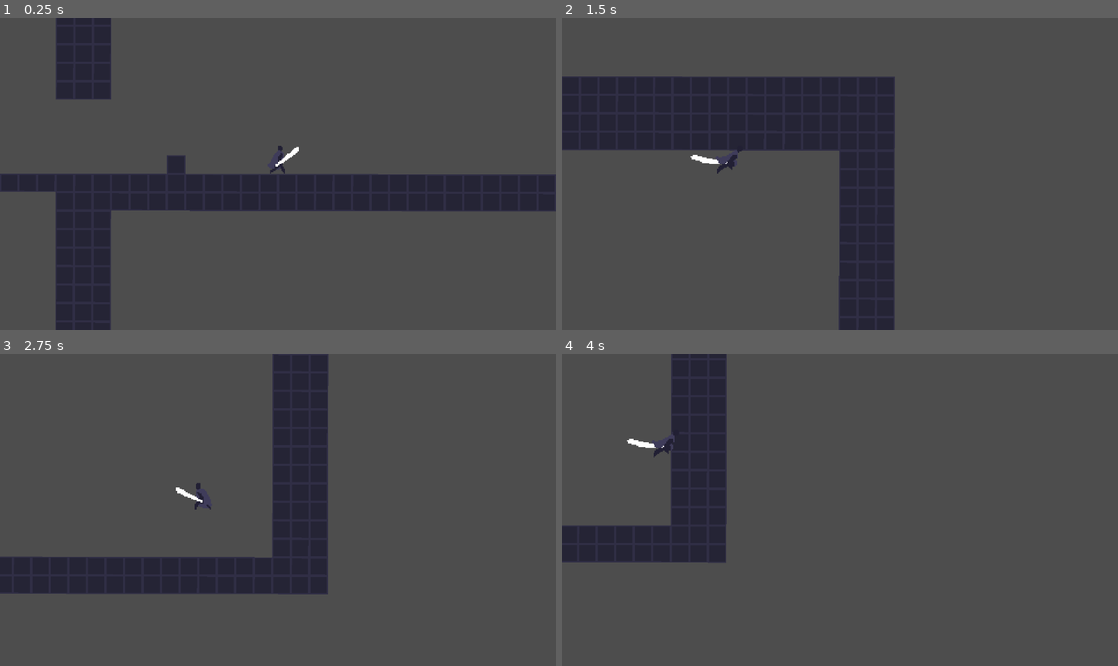
Above: before the commit, frames 1-4 (two rows, left to right).
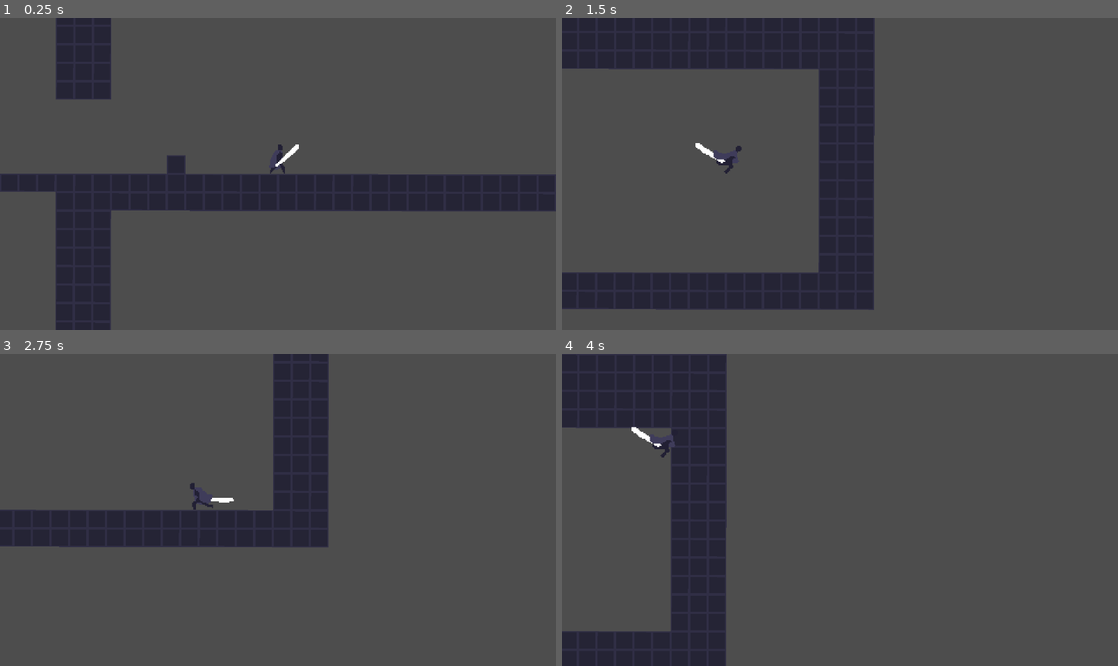
Above: after the commit, the same moments.

Repository: EinarDarri/hr-game-out-of-order
Game: Godot game, scene res://game.tscn
Same seed, same stepped clock (60 frames per second), same inputs: the game is played once before the commit and once after it.
Inputs (mouse positions are in pixels of both pictures, inside the frame that each line leads up to):
- Up to frame 1 (0.25 s): no input
- Up to frame 2 (1.5 s): move the mouse to (962, 158) at 0.52 s; hold D (move_right) from 0.53 s (still down); click (962, 158) at 0.6 s; tap Space (move_jump) at 0.77, 1.07 s; tap Shift (move_dash) at 0.8, 1.35 s; move the mouse to (728, 189) at 1.27 s
- Up to frame 3 (2.75 s): tap Space (move_jump) at 1.52, 1.55, 1.82, 2.1 s; move the mouse to (333, 441) at 2.02 s; release D (move_right) at 2.03 s; hold A (move_left) from 2.03 s (still down); click (333, 441) at 2.3 s
- Up to frame 4 (4 s): move the mouse to (812, 572) at 2.77 s; release A (move_left) at 2.78 s; hold D (move_right) from 2.78 s (still down); click (812, 572) at 2.85 s; tap Space (move_jump) at 3.02, 3.32, 3.77, 3.8 s; tap Shift (move_dash) at 3.05 s; move the mouse to (1006, 556) at 3.52 s; hold S (look_down) from 3.53 s (still down)

The runs differ from the first frame. In frame 1, less than 0.1% of the frame differs, in the area x 48-54%, y 40-50%; in frame 2, 31%, in the area x 0-60%, y 0-100%; in frame 3, 13%; in frame 4, 13%.

Commit message:
road runner time

Diff:
--- a/player/player.gd
+++ b/player/player.gd
@@ -1,8 +1,7 @@
 class_name Player extends CharacterBody2D
 
 const SPEED = 300.0
-const JUMP_VELOCITY = -400.0
-const EXTRA_JUMP_AMOUNT = 1
+
 
 @onready var animated_sprite_2d: AnimatedSprite2D = $AnimatedSprite2D
 @onready var attack_timer: Timer = $AttackTimer
@@ -21,13 +20,10 @@
 
 # Extra jump and dash variables
 var _enable_extra_jump := false
-var extra_jump_counter := 0
 var _enable_dash := false
 var _can_dash := true
+
 var attack_buffered := false
-var jump_buffered := false
-var dash_buffered := false
-
 
 func _init() -> void:
 	Game.set_player(self)
@@ -37,23 +33,14 @@
 func _ready() -> void:
 	animated_sprite_2d.play("Idle")
 
-func _process(delta: float) -> void:
+func _process(_delta: float) -> void:
 	_player_movement = Vector2(
 		Input.get_axis("move_left", "move_right"),
 		-Input.get_axis("look_down","look_up")
 	).normalized()
 
-
-
-
 	if Input.is_action_just_pressed("attack"):
 		attack_buffered = true
-
-	if Input.is_action_just_pressed("move_jump"):
-		jump_buffered = true
-
-	if Input.is_action_just_pressed("move_dash"):
-		dash_buffered = true
 
 	if attack_buffered and attack_timer.time_left == 0:
 		animated_sprite_2d.play("Slash")
@@ -69,22 +56,18 @@
 
 func enable_extra_jump() -> void:
 	_enable_extra_jump = true
-	extra_jump_counter = EXTRA_JUMP_AMOUNT
+
+func is_extra_jump_enabled() -> bool:
+	return _enable_extra_jump
 
 func enable_dash() -> void:
 	_enable_dash = true
 
+func is_dash_enabled() -> bool:
+	return _enable_dash
+
 func get_movement_dir() -> Vector2:
 	return _player_movement
-
-func get_jump() -> bool:
-	return jump_buffered
-
-func can_jump() -> bool:
-	return (is_on_floor() or extra_jump_counter > 0)
-
-func get_dash() -> bool:
-	return dash_buffered
 
 func can_dash() -> bool:
 	return _enable_dash and _can_dash
@@ -94,23 +77,16 @@
 		velocity = Vector2.ZERO
 		return
 
-	# Add the gravity.
-	if not is_on_floor():
-		velocity += get_gravity() * delta
 
 	state_man.active_state.update_state(delta)
 
-	dash_buffered = false
-	jump_buffered = false
-	attack_buffered = false
-
-	if dash_buffered and _enable_dash and _can_dash:
-		velocity.x *= 40
-		velocity.y = -JUMP_VELOCITY * _player_movement.y * 2
-		print(velocity.y)
-		_can_dash = false
-		_dash_timer.start()
-		dash_buffered = false
+	#if dash_buffered and _enable_dash and _can_dash:
+		#velocity.x *= 40
+		#velocity.y = -JUMP_VELOCITY * _player_movement.y * 2
+		#print(velocity.y)
+		#_can_dash = false
+		#_dash_timer.start()
+		#dash_buffered = false
 
 	move_and_slide()
 
--- a/player/player.tscn
+++ b/player/player.tscn
@@ -7,11 +7,8 @@
 [ext_resource type="Script" uid="uid://ch56xqeo31dw5" path="res://player/state_man.gd" id="5_qjkh3"]
 [ext_resource type="Script" uid="uid://bfptb64ig2ix" path="res://player/states/attacking.gd" id="6_yllr7"]
 [ext_resource type="Script" uid="uid://085b2hwnl5pw" path="res://player/states/dashing.gd" id="7_kb6p2"]
-[ext_resource type="Script" uid="uid://cpida4jq1vv1" path="res://player/states/falling.gd" id="8_wodsf"]
 [ext_resource type="Script" uid="uid://72wh6qg13v81" path="res://player/states/idle.gd" id="9_32hag"]
-[ext_resource type="Script" uid="uid://bggcpd5cuyypk" path="res://player/states/jumping.gd" id="10_tqiix"]
-[ext_resource type="Script" uid="uid://c6v8quens22qd" path="res://player/states/LookUp.gd" id="11_e7oew"]
-[ext_resource type="Script" uid="uid://df2iqqgn3j6rt" path="res://player/states/lookdown.gd" id="12_c35mf"]
+[ext_resource type="Script" uid="uid://bggcpd5cuyypk" path="res://player/states/air.gd" id="10_tqiix"]
 [ext_resource type="Script" uid="uid://dmlukrut636ub" path="res://player/states/running.gd" id="13_65viv"]
 
 [sub_resource type="AtlasTexture" id="AtlasTexture_g1dw6"]
@@ -221,44 +218,24 @@
 [node name="Dashing" type="Node" parent="StateMan"]
 script = ExtResource("7_kb6p2")
 
-[node name="Falling" type="Node" parent="StateMan" node_paths=PackedStringArray("idle_state", "jumping_state", "running_state")]
-script = ExtResource("8_wodsf")
-idle_state = NodePath("../Idle")
-jumping_state = NodePath("../Jump")
-running_state = NodePath("../Running")
-
-[node name="Idle" type="Node" parent="StateMan" node_paths=PackedStringArray("jump_state", "dash_state", "running_state", "lookup_state", "lookdown_state")]
+[node name="Idle" type="Node" parent="StateMan" node_paths=PackedStringArray("jump_state", "dash_state", "running_state")]
 script = ExtResource("9_32hag")
-jump_state = NodePath("../Jump")
+jump_state = NodePath("../Air")
 dash_state = NodePath("../Dashing")
 running_state = NodePath("../Running")
-lookup_state = NodePath("../LookUp")
-lookdown_state = NodePath("../LookDown")
-
-[node name="Jump" type="Node" parent="StateMan" node_paths=PackedStringArray("falling_state")]
+
+[node name="Air" type="Node" parent="StateMan" node_paths=PackedStringArray("idle_state", "running_state")]
 script = ExtResource("10_tqiix")
-falling_state = NodePath("../Falling")
-
-[node name="LookUp" type="Node" parent="StateMan" node_paths=PackedStringArray("idle_state", "lookdown_state", "jump_state", "dash_state", "running_state")]
-script = ExtResource("11_e7oew")
 idle_state = NodePath("../Idle")
-lookdown_state = NodePath("../LookDown")
-jump_state = NodePath("../Jump")
-dash_state = NodePath("../Dashing")
 running_state = NodePath("../Running")
 
-[node name="LookDown" type="Node" parent="StateMan" node_paths=PackedStringArray("idle_state", "lookdown_up", "jump_state", "dash_state", "running_state")]
-script = ExtResource("12_c35mf")
-idle_state = NodePath("../Idle")
-lookdown_up = NodePath("../LookUp")
-jump_state = NodePath("../Jump")
-dash_state = NodePath("../Dashing")
-running_state = NodePath("../Running")
+[node name="Timer" type="Timer" parent="StateMan/Air"]
 
 [node name="Running" type="Node" parent="StateMan" node_paths=PackedStringArray("idle_state", "jump_state", "dash_state")]
 script = ExtResource("13_65viv")
 idle_state = NodePath("../Idle")
-jump_state = NodePath("../Jump")
+jump_state = NodePath("../Air")
 dash_state = NodePath("../Dashing")
 
 [connection signal="timeout" from="DashTimer" to="." method="_on_dash_timer_timeout"]
+[connection signal="timeout" from="StateMan/Air/Timer" to="StateMan/Air" method="_on_timer_timeout"]
--- a/player/states/LookUp.gd
+++ /dev/null
@@ -1,36 +0,0 @@
-extends PlayerState
-
-@export_category("States")
-@export var idle_state: PlayerState
-@export var lookdown_state: PlayerState
-@export var jump_state: PlayerState
-@export var dash_state: PlayerState
-@export var running_state: PlayerState
-
-func start_state() -> void:
-	pass
-
-func update_state(_delta):
-	if player.get_jump() == true:
-		stateman.active_state = jump_state
-		return
-
-	if player.get_dash() == true:
-		stateman.active_state = dash_state
-		return
-
-	var movedir := player.get_movement_dir()
-
-	if movedir.x != 0:
-		stateman.active_state = running_state
-		return
-
-	if movedir.y == 0:
-		stateman.active_state = idle_state
-		return
-	elif movedir.y > 0:
-		stateman.active_state = lookdown_state
-		return
-
-func end_state() -> void:
-	pass
--- /dev/null
+++ b/player/states/air.gd
@@ -0,0 +1,57 @@
+extends PlayerState
+
+@onready var timer: Timer = $Timer
+
+@export_category("States")
+@export var idle_state: PlayerState
+@export var running_state: PlayerState
+
+const JUMP_VELOCITY = -400.0
+const EXTRA_JUMP_AMOUNT = 1
+const COYOTE_TIME = 0.05
+
+var _coyote_flag := true
+var extra_jump_counter := 0
+
+func start_state() -> void:
+	player.animated_sprite_2d.play("Jump")
+	if player.is_on_floor() and player.is_extra_jump_enabled():
+		extra_jump_counter = EXTRA_JUMP_AMOUNT
+
+	if Input.is_action_just_pressed("move_jump"):
+		player.velocity.y = JUMP_VELOCITY
+		return
+	else:
+		timer.start(COYOTE_TIME)
+		_coyote_flag = true
+
+
+func update_state(delta):
+	if Input.is_action_just_pressed("move_jump"):
+		if _coyote_flag:
+			player.velocity.y = JUMP_VELOCITY
+			return
+		elif extra_jump_counter > 0:
+			extra_jump_counter -= 1
+			player.velocity.y = JUMP_VELOCITY
+			return
+
+
+	# so the player can fine tune there movement while in the air
+	player.velocity.x = move_toward(player.velocity.x, player.get_movement_dir().x * player.SPEED, delta*player.SPEED*4)
+
+	# Add the gravity.
+	if not player.is_on_floor():
+		player.velocity += player.get_gravity() * delta
+	else:
+		if player.get_movement_dir().x == 0:
+			stateman.active_state = idle_state
+		else:
+			stateman.active_state = running_state
+		return
+
+func end_state() -> void:
+	player.animated_sprite_2d.stop()
+
+func _on_timer_timeout() -> void:
+	_coyote_flag = false
--- a/player/states/falling.gd
+++ /dev/null
@@ -1,28 +0,0 @@
-extends PlayerState
-
-@export_category("States")
-@export var idle_state: PlayerState
-@export var jumping_state: PlayerState
-@export var running_state: PlayerState
-
-func start_state() -> void:
-	pass
-
-func update_state(delta):
-
-	player.velocity.x = move_toward(player.velocity.x, player.get_movement_dir().x * player.SPEED, delta*Player.SPEED*4)
-
-	if player.get_jump() and player.can_jump():
-		player.extra_jump_counter -= 1
-		stateman.active_state = jumping_state
-		return
-
-	if player.is_on_floor():
-		if player.get_movement_dir().x == 0:
-			stateman.active_state = idle_state
-		else:
-			stateman.active_state = running_state
-		return
-
-func end_state() -> void:
-	pass
--- a/player/states/idle.gd
+++ b/player/states/idle.gd
@@ -4,8 +4,6 @@
 @export var jump_state: PlayerState
 @export var dash_state: PlayerState
 @export var running_state: PlayerState
-@export var lookup_state: PlayerState
-@export var lookdown_state: PlayerState
 
 func start_state() -> void:
 	player.animated_sprite_2d.play("Idle")
@@ -14,12 +12,11 @@
 
 	player.velocity.x = move_toward(player.velocity.x, 0,Player.SPEED*delta*4) #TODO test what value works best on a scale from 3 - 5
 
-	if player.get_jump() and player.can_jump():
+	if not player.is_on_floor() or Input.is_action_just_pressed("move_jump"):
 		stateman.active_state = jump_state
-		player.extra_jump_counter = player.EXTRA_JUMP_AMOUNT
 		return
 
-	if player.get_dash() and player.can_dash():
+	if Input.is_action_just_pressed("move_dash") and player.can_dash():
 		stateman.active_state = dash_state
 		return
 
@@ -29,15 +26,6 @@
 		stateman.active_state = running_state
 		return
 
-	if movedir.y == 0:
-		pass
-	elif movedir.y > 0:
-		stateman.active_state = lookdown_state
-		return
-	else:
-		stateman.active_state = lookup_state
-		return
-
 
 
 func end_state() -> void:
--- a/player/states/jumping.gd
+++ /dev/null
@@ -1,25 +0,0 @@
-extends PlayerState
-
-@export_category("States")
-@export var falling_state: PlayerState
-
-
-func start_state() -> void:
-	player.animated_sprite_2d.play("Jump")
-	player.velocity.y = player.JUMP_VELOCITY
-	player.jump_buffered = false
-
-func update_state(delta):
-	if player.get_jump() and player.can_jump():
-		player.extra_jump_counter -= 1
-		player.velocity.y = player.JUMP_VELOCITY
-		player.jump_buffered = false
-		return
-
-	player.velocity.x = move_toward(player.velocity.x, player.get_movement_dir().x * player.SPEED, delta*Player.SPEED*4)
-
-	if player.velocity.y >= 0:
-		stateman.active_state = falling_state
-
-func end_state() -> void:
-	player.animated_sprite_2d.stop()
--- a/player/states/lookdown.gd
+++ /dev/null
@@ -1,36 +0,0 @@
-extends PlayerState
-
-@export_category("States")
-@export var idle_state: PlayerState
-@export var lookdown_up: PlayerState
-@export var jump_state: PlayerState
-@export var dash_state: PlayerState
-@export var running_state: PlayerState
-
-func start_state() -> void:
-	pass
-
-func update_state(_delta):
-	if player.get_jump() == true:
-		stateman.active_state = jump_state
-		return
-
-	if player.get_dash() == true:
-		stateman.active_state = dash_state
-		return
-
-	var movedir := player.get_movement_dir()
-
-	if movedir.x != 0:
-		stateman.active_state = running_state
-		return
-
-	if movedir.y == 0:
-		stateman.active_state = idle_state
-		return
-	elif movedir.y < 0:
-		stateman.active_state = lookdown_up
-		return
-
-func end_state() -> void:
-	pass
--- a/player/states/running.gd
+++ b/player/states/running.gd
@@ -14,13 +14,13 @@
 		stateman.active_state = idle_state
 		return
 
-	player.velocity.x = move_toward(player.velocity.x, player.get_movement_dir().x * player.SPEED, delta*Player.SPEED*4)
+	player.velocity.x = move_toward(player.velocity.x, player.get_movement_dir().x * player.SPEED, delta*Player.SPEED*7)
 
-	if player.get_jump():
+	if Input.is_action_just_pressed("move_jump") or not player.is_on_floor():
 		stateman.active_state = jump_state
 		return
 
-	if player.get_dash():
+	if Input.is_action_just_pressed("move_dash"):
 		stateman.active_state = dash_state
 		return
 
--- a/player/states/state.gd
+++ b/player/states/state.gd
@@ -6,7 +6,7 @@
 func start_state() -> void:
 	pass
 
-func update_state(delta: float) -> void:
+func update_state(_delta: float) -> void:
 	pass
 
 func end_state() -> void:
Not shown: 1 places in player/player.tscn that only renumber resources
Not shown, removed: player/states/LookUp.gd.uid
Renamed: player/states/jumping.gd.uid -> player/states/air.gd.uid
Not shown, removed: player/states/falling.gd.uid
Not shown, removed: player/states/lookdown.gd.uid
